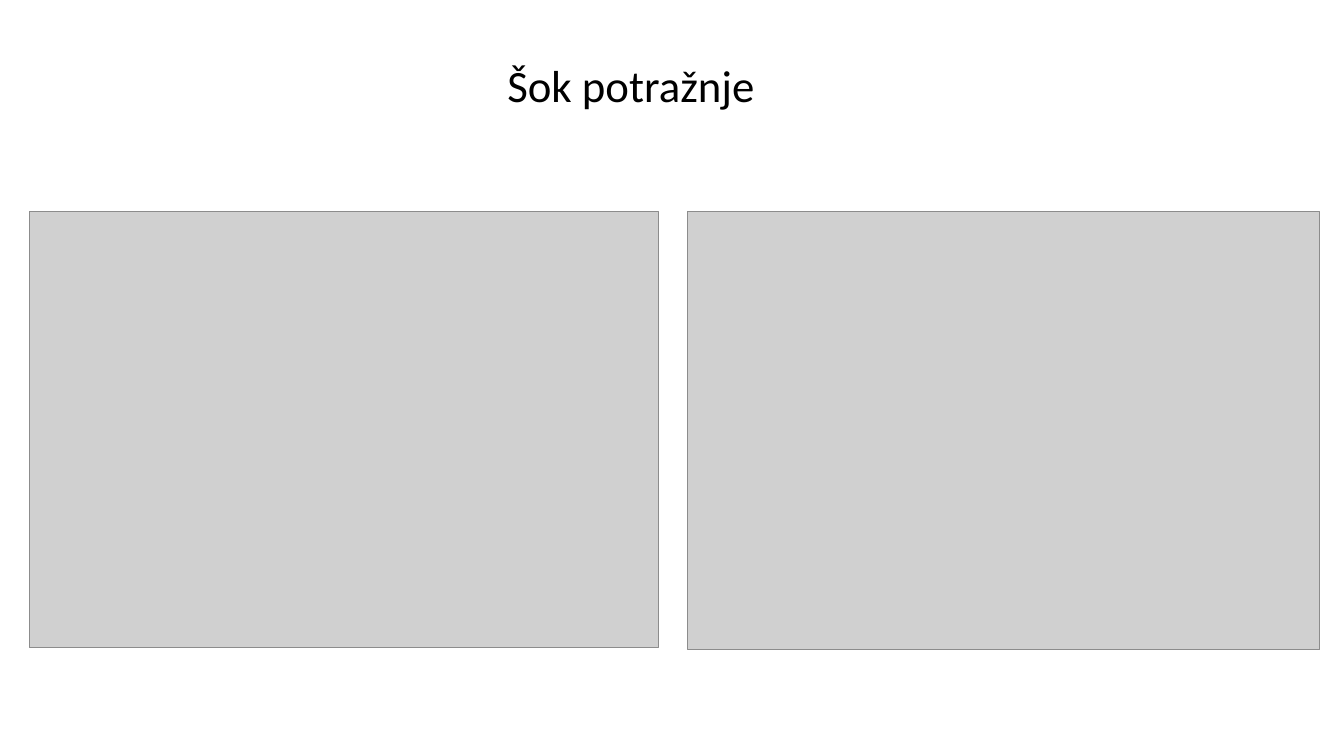
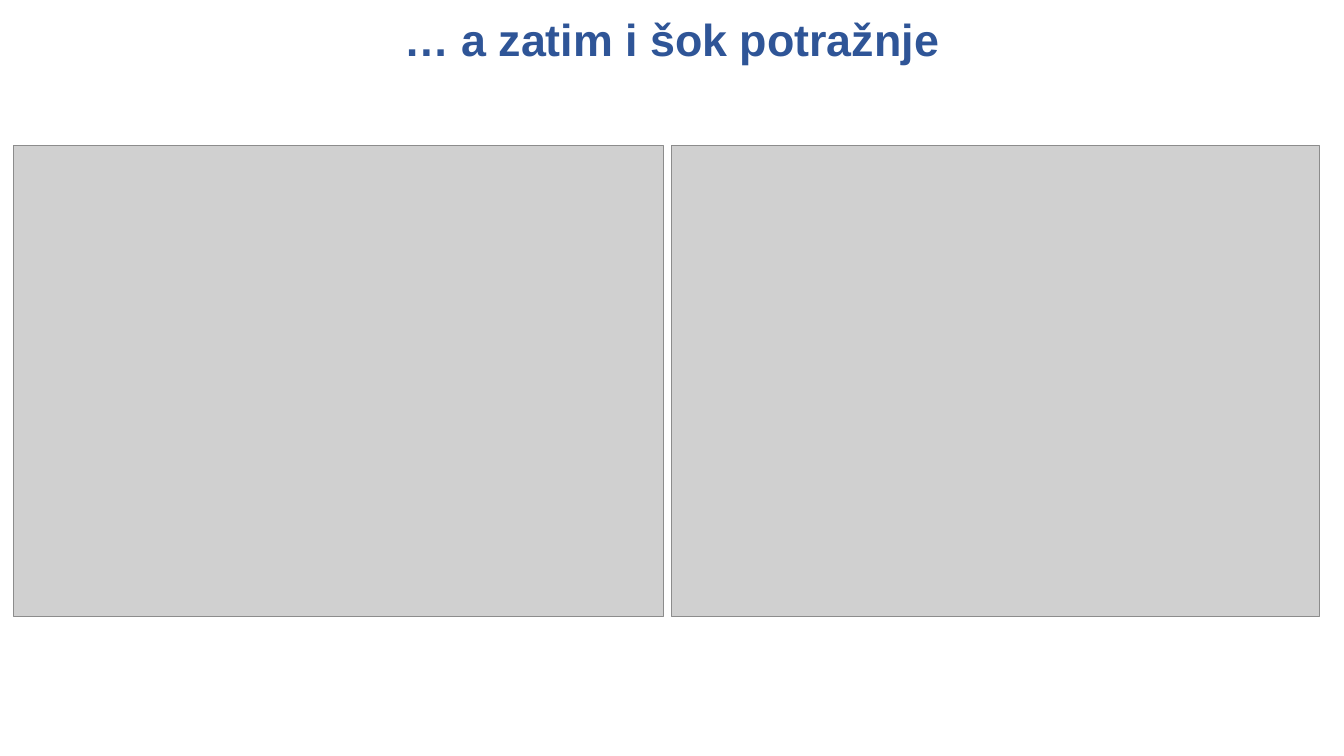
Before and after one commit to mbamba17/corona_sim, a slide deck: slide 7 of Prezentacija za UV.pptx. Drawn at 1344x756 pixels with LibreOffice and Linux fonts; fonts in the diff are those of the drawing; grey boxes stand for pictures; background and template pictures are left out. Boxes give left, top, right and bottom in pixels: in the first picture for what was removed or moved away, otherwise in the second. Text is boxed around its words. In the diff, an @@ line names an element or a change of style, - is before the commit and + after.

```diff
--- a/Prezentacija za UV.pptx
+++ b/Prezentacija za UV.pptx
@@ text at <box>461,22,939,65</box>: text changed; font Calibri to Arial; text colour #000000 to #2F5597; bold on @@
-Šok potražnje
+… a zatim i šok potražnje
@@ picture: place and size @@
-picture at <box>29,212,658,648</box>
+picture at <box>13,146,664,617</box>
@@ picture: place and size @@
-picture at <box>688,212,1320,650</box>
+picture at <box>673,146,1321,617</box>
```
Also in this commit, not shown: 2 other slides changed, 24 slides added, 12 slides removed, 2 other files.
